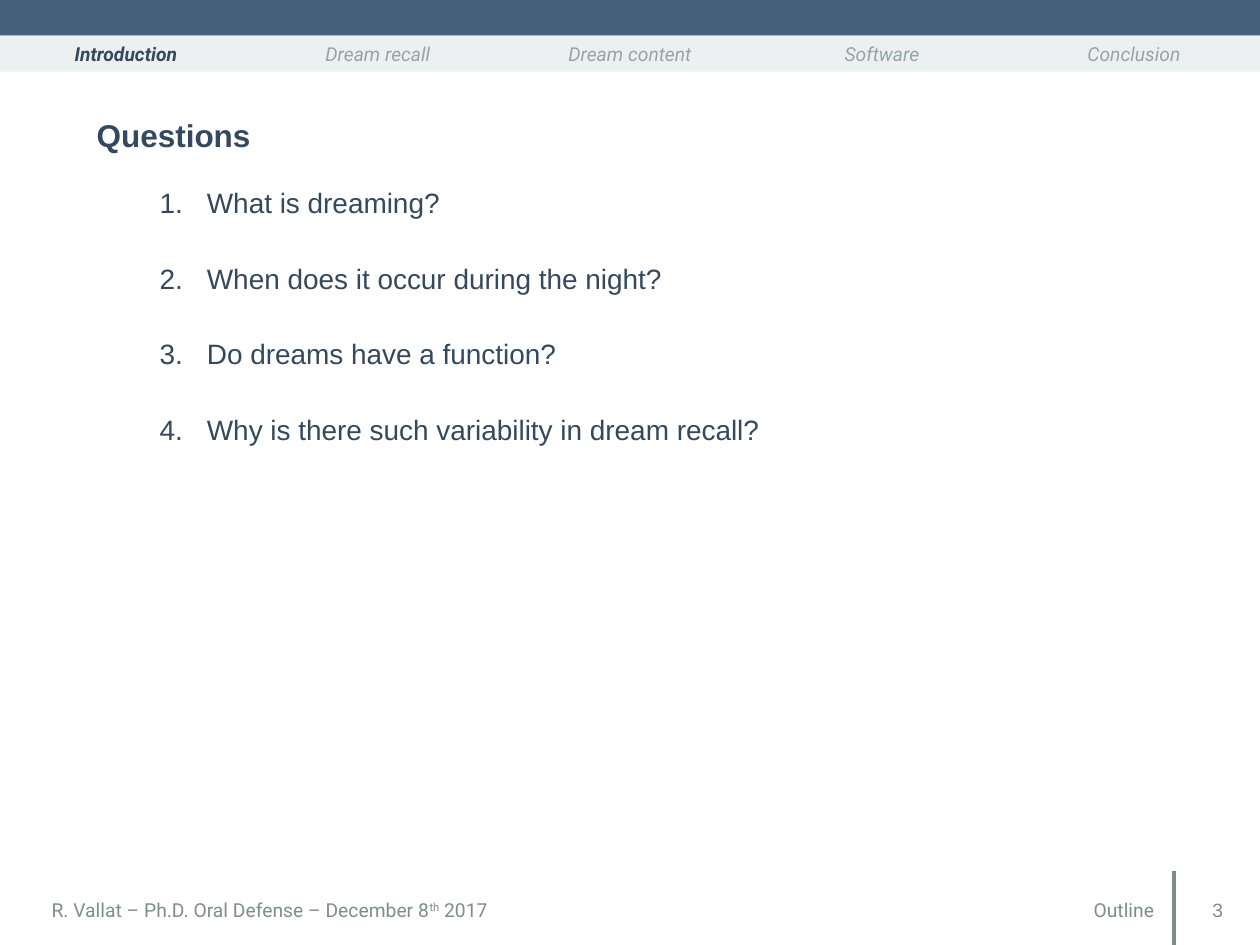
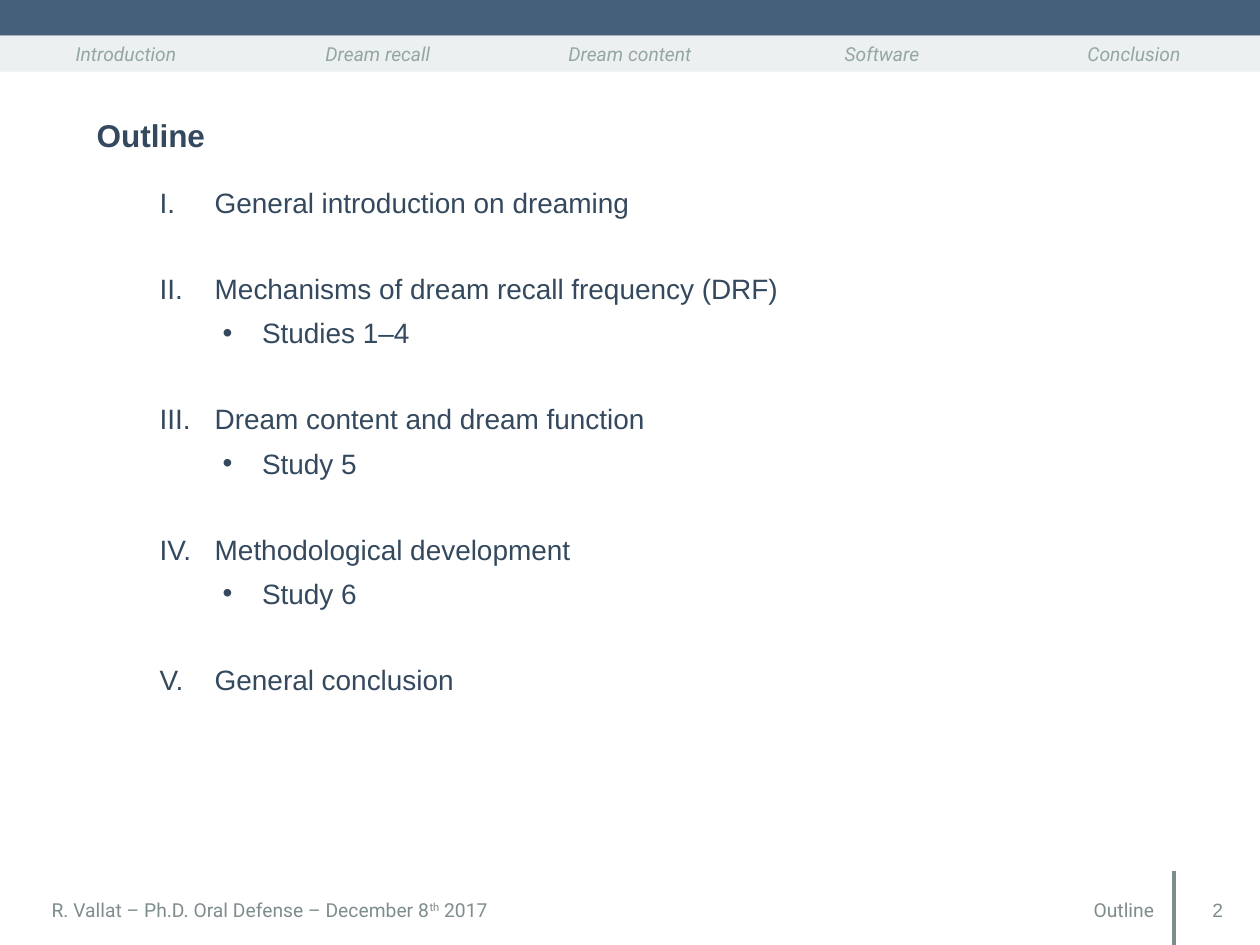
Before and after one commit to raphaelvallat/Thesis, a slide deck: slide 2 of Oral/RV_PhD_defense.pptx. Drawn at 1260x945 pixels with LibreOffice and Linux fonts; fonts in the diff are those of the drawing. Boxes give left, top, right and bottom in pixels: in the first picture for what was removed or moved away, otherwise in the second. Text is boxed around its words. In the diff, an @@ line names an element or a change of style, - is before the commit and + after.

```diff
--- a/Oral/RV_PhD_defense.pptx
+++ b/Oral/RV_PhD_defense.pptx
@@ rectangle "Introduction" at [0,35,252,72]: text colour #34495E to #95A5A6, bold off @@
@@ text at [97,124,778,691]: text changed @@
-Questions
-  1. What is dreaming?
-  2. When does it occur during the night?
-  3. Do dreams have a function?
-  4. Why is there such variability in dream recall?
+Outline
+  I. General introduction on dreaming
+  II. Mechanisms of dream recall frequency (DRF)
+    • Studies 1–4
+  III. Dream content and dream function
+    • Study 5
+  IV. Methodological development
+    • Study 6
+  V. General conclusion
@@ text at [1212,903,1223,917]: text changed @@
-3
+2
```
Also in this commit, not shown: 1 slide added, 1 other file.
